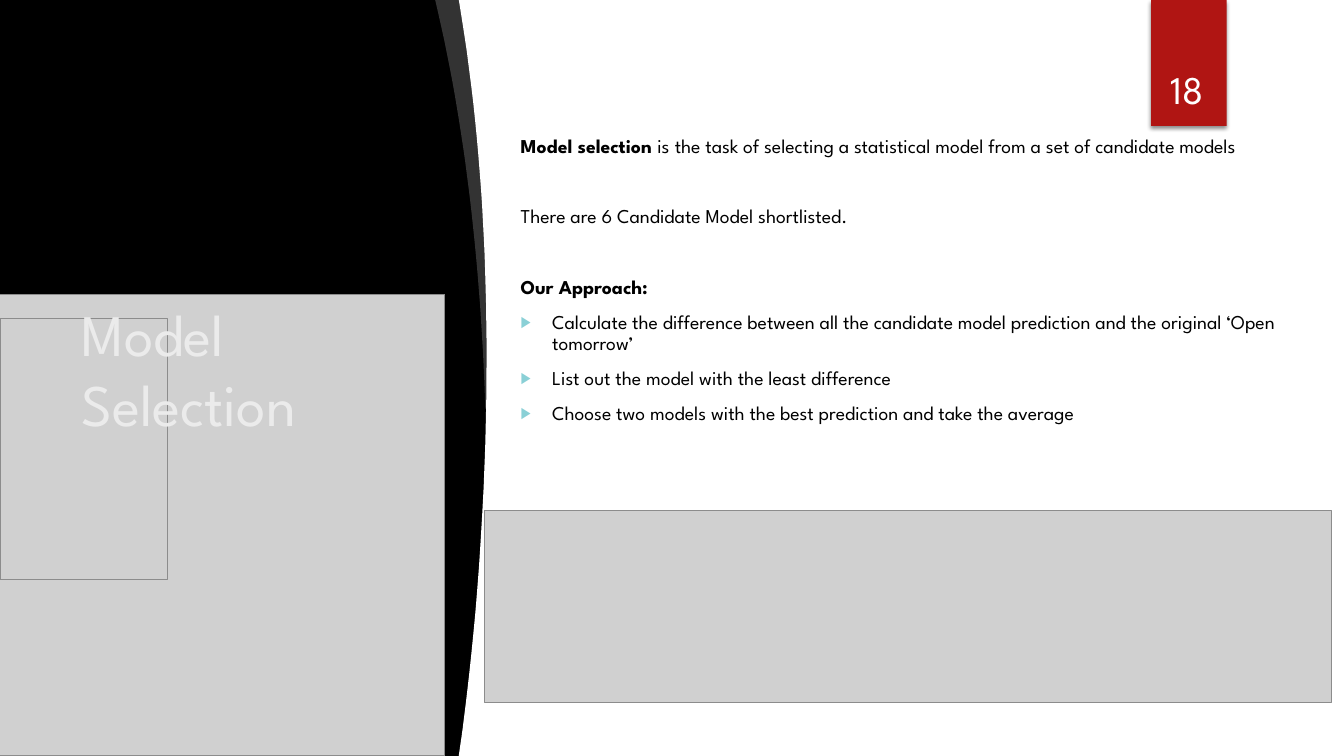
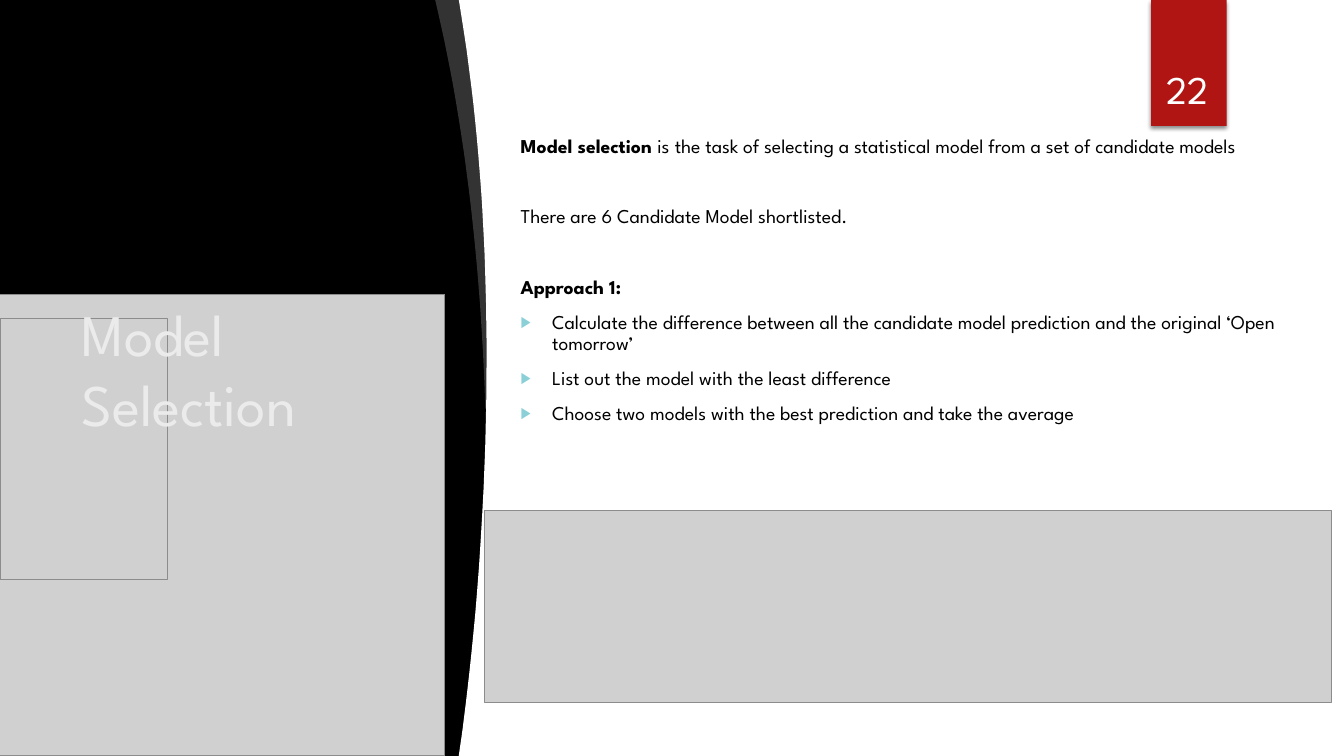
Before and after one commit to satwik2663/Machine-Learning-AMD-Stock-data-analysis-and-Trading-Strategies, a slide deck: slide 22 of Presentation_Final.pptx (slide 18 before the commit). Drawn at 1344x756 pixels with LibreOffice and Linux fonts; fonts in the diff are those of the drawing; grey boxes stand for pictures; background and template pictures are left out. Boxes give left, top, right and bottom in pixels: in the first picture for what was removed or moved away, otherwise in the second. Text is boxed around its words. In the diff, an @@ line names an element or a change of style, - is before the commit and + after.

```diff
--- a/Presentation_Final.pptx
+++ b/Presentation_Final.pptx
@@ page number at <box>1166,77,1208,104</box>: text changed @@
-18
+22
@@ text at <box>521,280,621,298</box>: text changed @@
-Our Approach:
+Approach 1:
```
Also in this commit, not shown: 6 other slides changed, 16 slides added, 3 slides removed.
